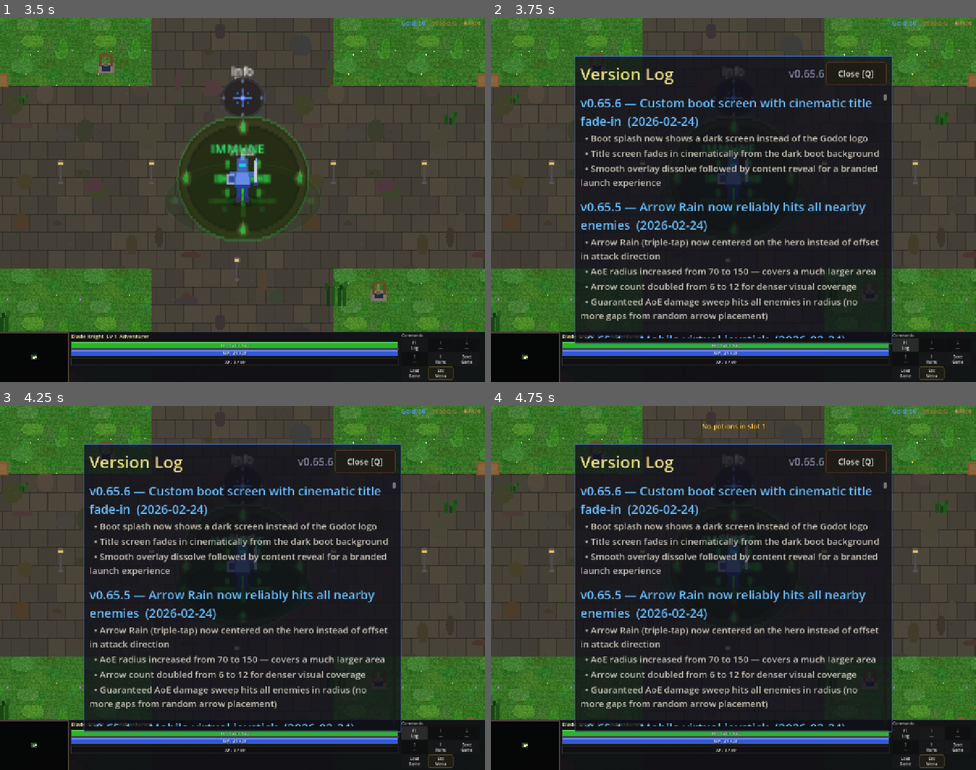
Above: before the commit, frames 1-4 (two rows, left to right).
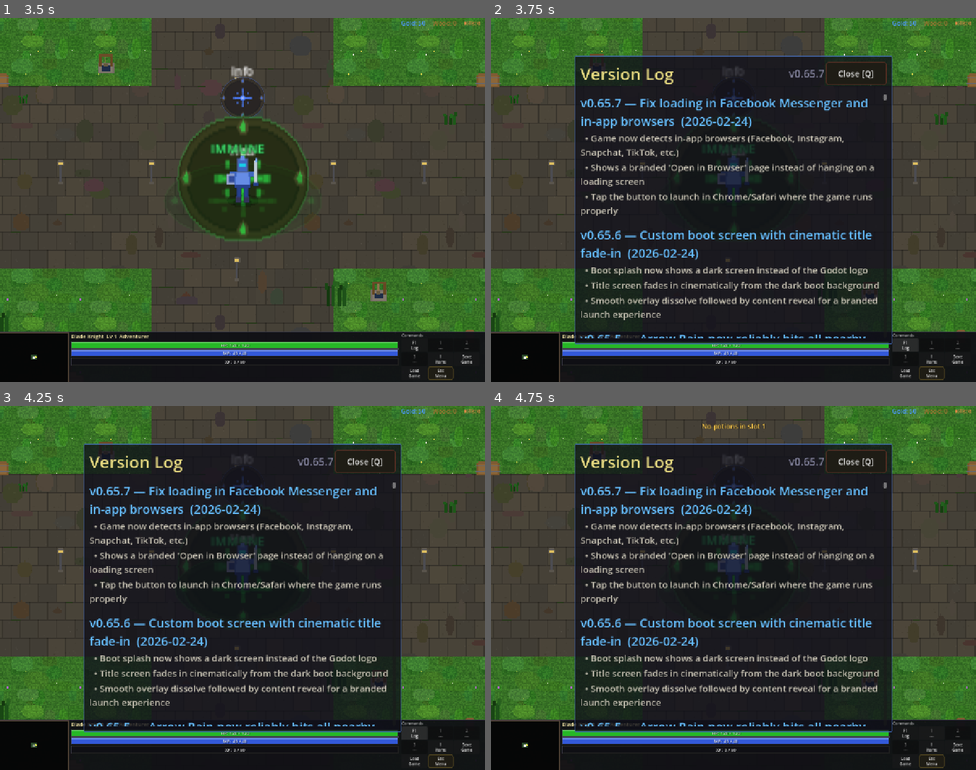
Above: after the commit, the same moments.

Repository: slxny/legends-open-rpg
Game: Godot game, scene res://scenes/main.tscn
Same seed, same stepped clock (60 frames per second), same inputs: the game is played once before the commit and once after it.
Inputs (mouse positions are in pixels of both pictures, inside the frame that each line leads up to):
- Up to frame 1 (3.5 s): tap Enter at 0.5 s; move the mouse to (349, 181) at 0.52 s; hold D (move_right) 0.53-1.25 s; hold Space (attack) 0.53-1.25 s; click (349, 181) at 0.67 s; drag from (145, 218) to (218, 272) at 1.27 s; move the mouse to (291, 119) at 2.02 s; hold D (move_right) 2.03-2.75 s; tap 1 at 2.1 s; click "SELECT" at 2.75 s
- Up to frame 2 (3.75 s): click "F1 Log" at 3.5 s
- Up to frame 3 (4.25 s): no input
- Up to frame 4 (4.75 s): click "1 ---" at 4.25 s

Frame 1 is identical in both runs. In frame 2, 9.9% of the frame differs, in the area x 18-80%, y 14-88%; in frame 3, 9.9%; in frame 4, 9.9%.

Commit message:
Detect in-app browsers and show Open in Browser prompt (v0.65.7)
Facebook Messenger, Instagram, Snapchat, TikTok and other in-app
WebViews lack SharedArrayBuffer/COOP support needed by Godot web
exports. Instead of hanging on load, show a branded page with an
Open in Browser button.

Co-Authored-By: Claude Opus 4.6 <noreply@anthropic.com>

Diff:
--- a/scenes/ui/changelog_dialog.gd
+++ b/scenes/ui/changelog_dialog.gd
@@ -9,9 +9,19 @@
 var _is_visible: bool = false
 var _is_mobile: bool = false
 
-const GAME_VERSION := "v0.65.6"
+const GAME_VERSION := "v0.65.7"
 
 const CHANGELOG: Array[Dictionary] = [
+	{
+		"version": "v0.65.7",
+		"title": "Fix loading in Facebook Messenger and in-app browsers",
+		"date": "2026-02-24",
+		"entries": [
+			"Game now detects in-app browsers (Facebook, Instagram, Snapchat, TikTok, etc.)",
+			"Shows a branded 'Open in Browser' page instead of hanging on a loading screen",
+			"Tap the button to launch in Chrome/Safari where the game runs properly",
+		]
+	},
 	{
 		"version": "v0.65.6",
 		"title": "Custom boot screen with cinematic title fade-in",
Not shown, changed: export_presets.cfg
